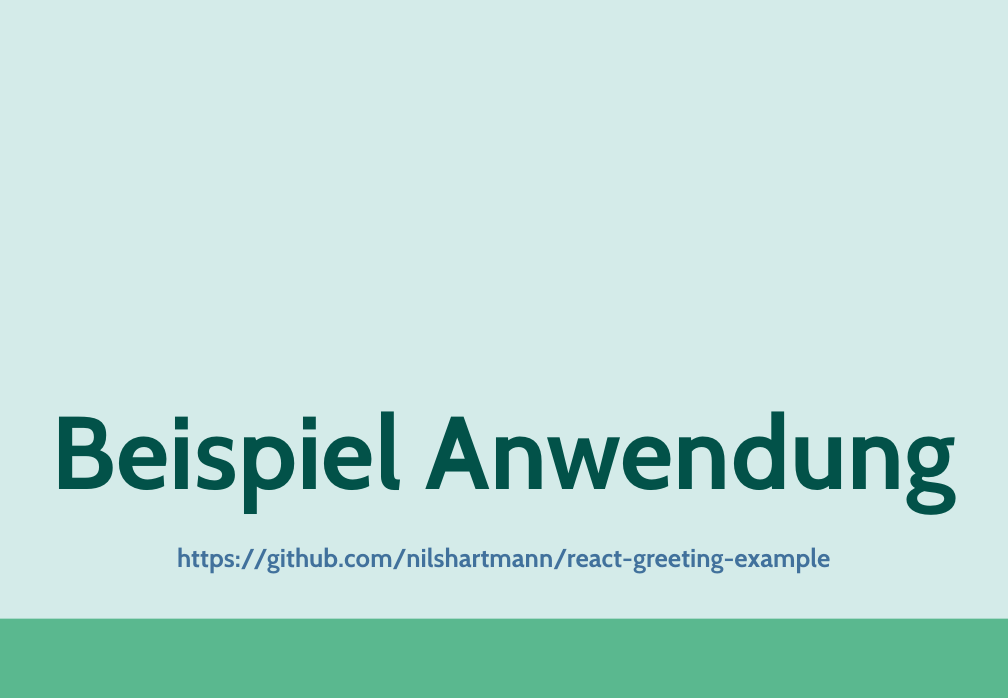
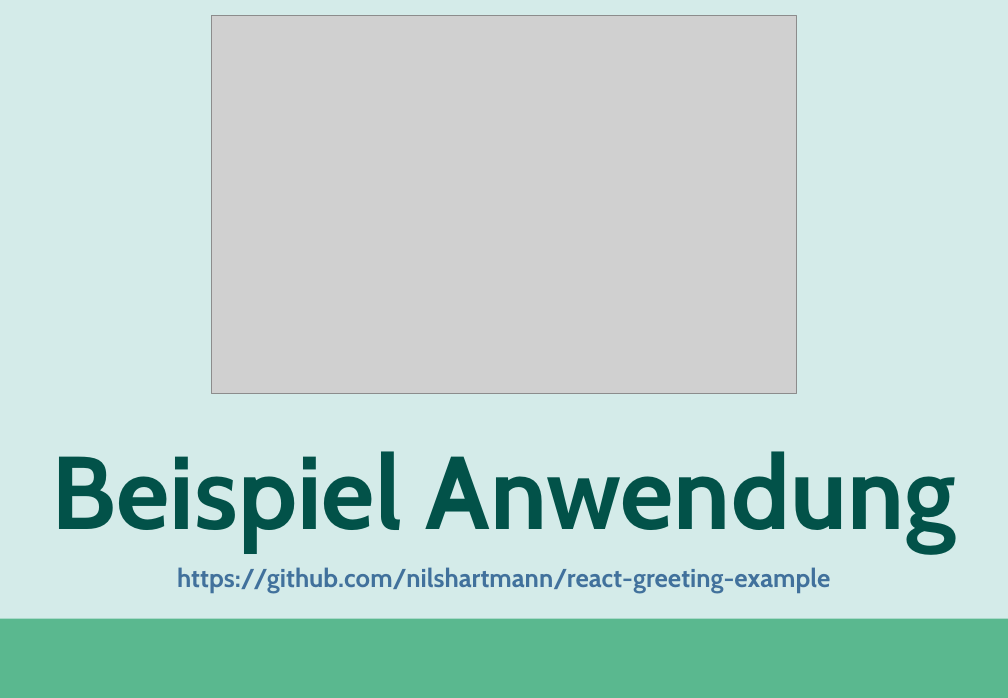
Before and after one commit to nilshartmann/react-talk, a slide deck: slide 7 of react-in-enterprise-anwendungen.pptx. Drawn at 1008x698 pixels with LibreOffice and Linux fonts; fonts in the diff are those of the drawing; grey boxes stand for pictures. Boxes give left, top, right and bottom in pixels: in the first picture for what was removed or moved away, otherwise in the second. Text is boxed around its words. In the diff, an @@ line names an element or a change of style, - is before the commit and + after.

```diff
--- a/react-in-enterprise-anwendungen.pptx
+++ b/react-in-enterprise-anwendungen.pptx
@@ picture added at (211,16,798,394) @@
@@ text "Beispiel Anwendung": place and size @@
-text "Beispiel Anwendung" at (52,411,956,512)
+text "Beispiel Anwendung" at (52,451,956,552)
@@ text "https://github.com/nilshartmann/react-greeting-example": place and size @@
-text "https://github.com/nilshartmann/react-greeting-example" at (177,547,830,572)
+text "https://github.com/nilshartmann/react-greeting-example" at (177,567,830,592)
```
Also in this commit, not shown: 5 other slides changed, 14 slides added, 7 slides removed, 1 other file.
